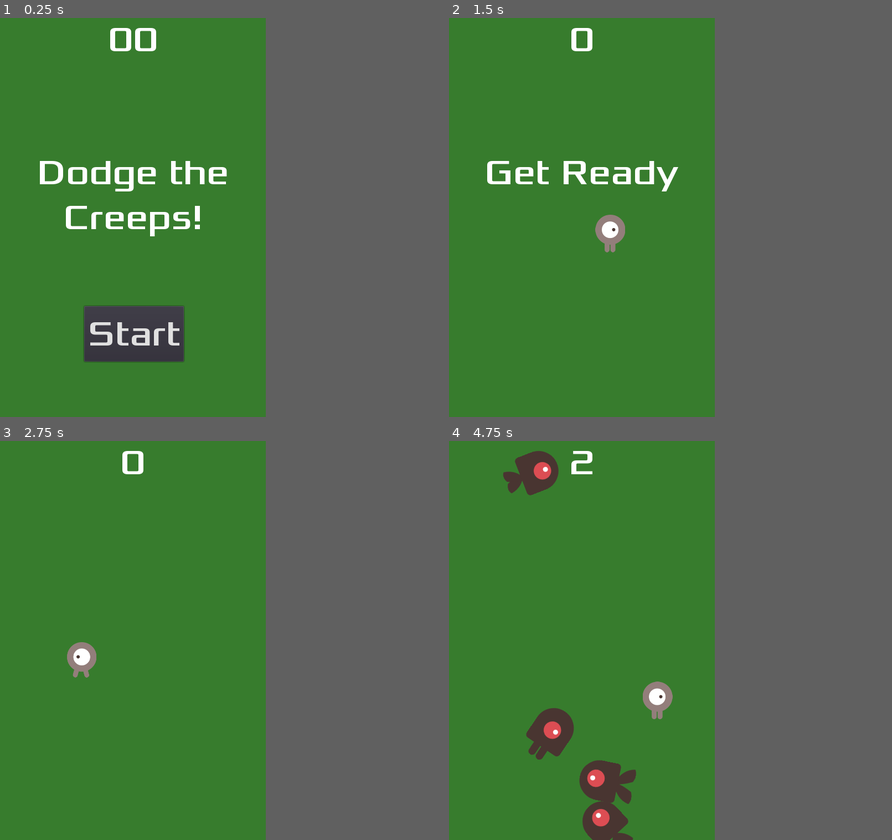
Above: before the commit, frames 1-4 (two rows, left to right).
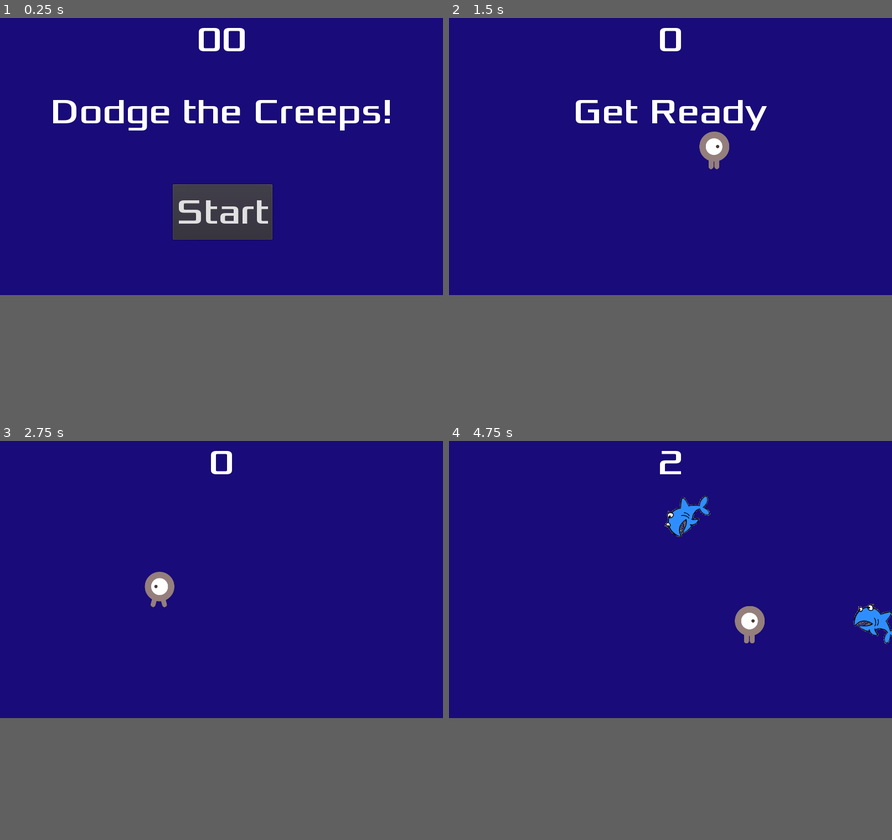
Above: after the commit, the same moments.

Repository: zedpoirier/Godot-Learning
Game: Godot game, scene res://FirstGameAssets/Main.tscn
The game is run twice, just before and just after one commit, with the same random seed, the same clock (stepped at 60 frames per second) and the same inputs.
Inputs (mouse positions are in pixels of both pictures, inside the frame that each line leads up to):
- Up to frame 1 (0.25 s): no input
- Up to frame 2 (1.5 s): click "Start" at 0.5 s; tap Enter at 1.25 s; move the mouse to (639, 197) at 1.27 s; press the mouse at (639, 197) at 1.28 s; hold Right (ui_right) from 1.28 s (still down)
- Up to frame 3 (2.75 s): tap Space (ui_select) at 1.52, 2, 2.27 s; move the mouse to (79, 660) at 2.02 s; release Right (ui_right) at 2.03 s; release the mouse at (79, 660) at 2.03 s; hold Down (ui_down) from 2.03 s (still down); click (79, 660) at 2.1 s
- Up to frame 4 (4.75 s): move the mouse to (608, 552) at 2.77 s; release Down (ui_down) at 2.78 s; press the mouse at (608, 552) at 2.78 s; hold Right (ui_right) 2.78-3.53 s; move the mouse to (568, 720) at 3.52 s; release the mouse at (568, 720) at 3.53 s; hold Up (ui_up) 3.53-4.28 s; click (568, 720) at 3.6 s; tap Space (ui_select) at 3.77, 4.52 s; move the mouse to (661, 700) at 4.27 s; press the mouse at (661, 700) at 4.28 s; hold Left (ui_left) from 4.28 s (still down)
In our replay, the window is 480x720 before the commit and 800x500 after it. These sizes can differ from the game's own. Grey fills any space a smaller window leaves; there, only what the larger window draws over its background counts as a difference.

The runs differ from the first frame. In frame 1, 46% of the frame differs, in the area x 0-88%, y 0-87%; in frame 2, 42%; in frame 3, 42%; in frame 4, 45%.

Commit message:
Android Export: Multires setup

Diff:
--- a/First Steps/FirstGameAssets/Main.gd
+++ b/First Steps/FirstGameAssets/Main.gd
@@ -2,20 +2,27 @@
 
 export (PackedScene) var Mob
 var score
+var vp_size
 
 # Called when the node enters the scene tree for the first time.
 func _ready():
+	set_bounds()
 	randomize()
-	#new_game()
 
-
-# Called every frame. 'delta' is the elapsed time since the previous frame.
-#func _process(delta):
-#	pass
+func set_bounds():
+	vp_size = get_viewport().size
+	# will adjust the path node for mob spawing to the screen shape
+	$MobPath.curve.set_point_position(0, Vector2(0,0))
+	$MobPath.curve.set_point_position(1, Vector2(vp_size.x, 0))
+	$MobPath.curve.set_point_position(2, vp_size)
+	$MobPath.curve.set_point_position(3, Vector2(0, vp_size.y))
+	# set background color rect to fit screen shape
+	$ColorRect.margin_right = vp_size.x
+	$ColorRect.margin_bottom = vp_size.y
 
 func new_game():
 	score = 0
-	$Player.start($StartPos.position)
+	$Player.start(vp_size * 0.5)
 	$StartTimer.start()
 	$HUD.update_score(score)
 	$HUD.show_message("Get Ready")
@@ -46,6 +53,8 @@
 	# Set the velocity (speed & direction).
 	mob.linear_velocity = Vector2(rand_range(mob.min_speed, mob.max_speed), 0)
 	mob.linear_velocity = mob.linear_velocity.rotated(direction)
+	if mob.linear_velocity.x < 0:
+		mob.get_node("AnimatedSprite").flip_v = true
 
 func _on_ScoreTimer_timeout():
 	score += 1
--- a/First Steps/FirstGameAssets/Main.tscn
+++ b/First Steps/FirstGameAssets/Main.tscn
@@ -17,9 +17,9 @@
 Mob = ExtResource( 3 )
 
 [node name="ColorRect" type="ColorRect" parent="."]
-margin_right = 480.0
-margin_bottom = 720.0
-color = Color( 0.219608, 0.490196, 0.180392, 1 )
+margin_right = 798.0
+margin_bottom = 498.0
+color = Color( 0.0980392, 0.0431373, 0.47451, 1 )
 __meta__ = {
 "_edit_use_anchors_": false
 }
@@ -27,16 +27,12 @@
 [node name="Player" parent="." instance=ExtResource( 1 )]
 
 [node name="MobTimer" type="Timer" parent="."]
-wait_time = 0.5
 
 [node name="ScoreTimer" type="Timer" parent="."]
 
 [node name="StartTimer" type="Timer" parent="."]
 wait_time = 2.0
 one_shot = true
-
-[node name="StartPos" type="Position2D" parent="."]
-position = Vector2( 240, 450 )
 
 [node name="MobPath" type="Path2D" parent="."]
 curve = SubResource( 1 )
--- a/First Steps/FirstGameAssets/Mob.gd
+++ b/First Steps/FirstGameAssets/Mob.gd
@@ -2,12 +2,6 @@
 
 export var min_speed = 150
 export var max_speed = 250
-
-
-# Declare member variables here. Examples:
-# var a = 2
-# var b = "text"
-
 
 # Called when the node enters the scene tree for the first time.
 func _ready():
@@ -15,10 +9,5 @@
 	$AnimatedSprite.animation = mob_types[randi() % mob_types.size()]
 
 
-# Called every frame. 'delta' is the elapsed time since the previous frame.
-#func _process(delta):
-#	pass
-
-
 func _on_VisibilityNotifier2D_screen_exited():
 	queue_free()
--- a/First Steps/FirstGameAssets/Mob.tscn
+++ b/First Steps/FirstGameAssets/Mob.tscn
@@ -1,18 +1,14 @@
-[gd_scene load_steps=10 format=2]
+[gd_scene load_steps=6 format=2]
 
-[ext_resource path="res://FirstGameAssets/art/enemyFlyingAlt_1.png" type="Texture" id=1]
-[ext_resource path="res://FirstGameAssets/art/enemyFlyingAlt_2.png" type="Texture" id=2]
-[ext_resource path="res://FirstGameAssets/art/enemySwimming_2.png" type="Texture" id=3]
-[ext_resource path="res://FirstGameAssets/art/enemyWalking_1.png" type="Texture" id=4]
-[ext_resource path="res://FirstGameAssets/art/enemyWalking_2.png" type="Texture" id=5]
-[ext_resource path="res://FirstGameAssets/art/enemySwimming_1.png" type="Texture" id=6]
+[ext_resource path="res://FirstGameAssets/art/shark1.png" type="Texture" id=1]
+[ext_resource path="res://FirstGameAssets/art/shark2.png" type="Texture" id=2]
 [ext_resource path="res://FirstGameAssets/Mob.gd" type="Script" id=7]
 
 [sub_resource type="SpriteFrames" id=1]
 animations = [ {
-"frames": [ ExtResource( 4 ), ExtResource( 5 ) ],
+"frames": [ ExtResource( 1 ), ExtResource( 2 ) ],
 "loop": true,
-"name": "walk",
+"name": "swim",
 "speed": 3.0
 }, {
 "frames": [ ExtResource( 1 ), ExtResource( 2 ) ],
@@ -20,19 +16,20 @@
 "name": "fly",
 "speed": 3.0
 }, {
-"frames": [ ExtResource( 6 ), ExtResource( 3 ) ],
+"frames": [ ExtResource( 1 ), ExtResource( 2 ) ],
 "loop": true,
-"name": "swim",
+"name": "walk",
 "speed": 3.0
 } ]
 
 [sub_resource type="CapsuleShape2D" id=2]
-radius = 37.1785
-height = 25.5873
+radius = 24.27
+height = 37.9351
 
 [node name="Mob" type="RigidBody2D" groups=[
 "mobs",
 ]]
+scale = Vector2( 1.4, 1.4 )
 collision_mask = 0
 gravity_scale = 0.0
 script = ExtResource( 7 )
--- a/First Steps/FirstGameAssets/Player.gd
+++ b/First Steps/FirstGameAssets/Player.gd
@@ -18,25 +18,17 @@
 	show()
 	$CollisionShape2D.disabled = false
 
-func _input(event):
-	if event is InputEventScreenTouch and event.pressed:
-		target = event.position
+#func _input(event):
+#	if event is InputEventMouseButton:
+#		target = event.position
 
 # Called every frame. 'delta' is the elapsed time since the previous frame.
 func _process(delta):
 	# define velocity and get vector from input actions
 	# actions can be defined in Project Settings
 	var velocity = Vector2()
-
-	# keyboard input has been disabled for exporting to mobile
-#	if Input.is_action_pressed("ui_up"):
-#		velocity.y += -1 #godot uses a negative y in 2d
-#	if Input.is_action_pressed("ui_down"):
-#		velocity.y += 1
-#	if Input.is_action_pressed("ui_right"):
-#		velocity.x += 1
-#	if Input.is_action_pressed("ui_left"):
-#		velocity.x += -1
+	if Input.is_action_pressed("mouse_left_click"):
+		target = get_viewport().get_mouse_position()
 
 	# Touch and mouse based input system
 	if position.distance_to(target) > 10:
--- a/First Steps/project.godot
+++ b/First Steps/project.godot
@@ -15,18 +15,26 @@
 
 [application]
 
-config/name="First Steps"
+config/name="Shark Dodger"
 run/main_scene="res://FirstGameAssets/Main.tscn"
 config/icon="res://IntroAssets/icon.png"
 
 [display]
 
-window/size/width=480
-window/size/height=720
+window/size/width=800
+window/size/height=500
 window/size/resizable=false
-window/handheld/orientation="portrait"
+window/handheld/orientation="sensor"
 window/stretch/mode="2d"
 window/stretch/aspect="keep"
+
+[input]
+
+mouse_left_click={
+"deadzone": 1.0,
+"events": [ Object(InputEventMouseButton,"resource_local_to_scene":false,"resource_name":"","device":-1,"alt":false,"shift":false,"control":false,"meta":false,"command":false,"button_mask":0,"position":Vector2( 0, 0 ),"global_position":Vector2( 0, 0 ),"factor":1.0,"button_index":1,"pressed":false,"doubleclick":false,"script":null)
+ ]
+}
 
 [input_devices]
 
@@ -34,4 +42,7 @@
 
 [rendering]
 
+quality/driver/driver_name="GLES2"
+quality/driver/fallback_to_gles2=true
+vram_compression/import_etc=true
 environment/default_environment="res://default_env.tres"
Binary file added: First Steps/FirstGameAssets/art/shark1.png
Not shown, added: First Steps/FirstGameAssets/art/shark1.png.import
Binary file added: First Steps/FirstGameAssets/art/shark2.png
Not shown, added: First Steps/FirstGameAssets/art/shark2.png.import
